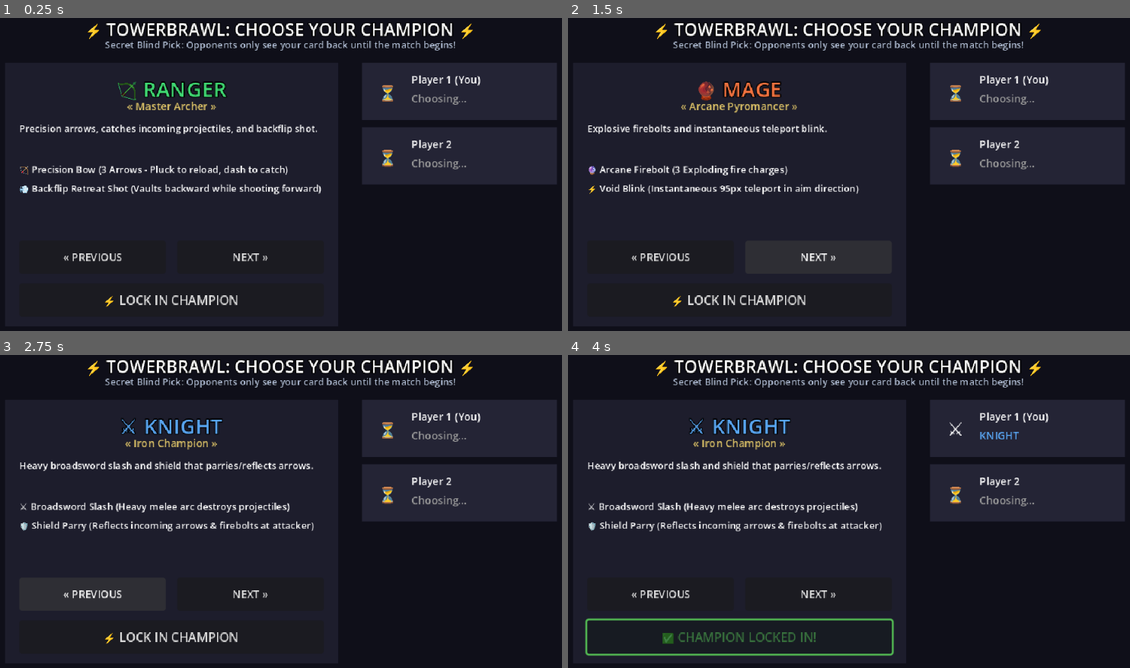
Above: before the commit, frames 1-4 (two rows, left to right).
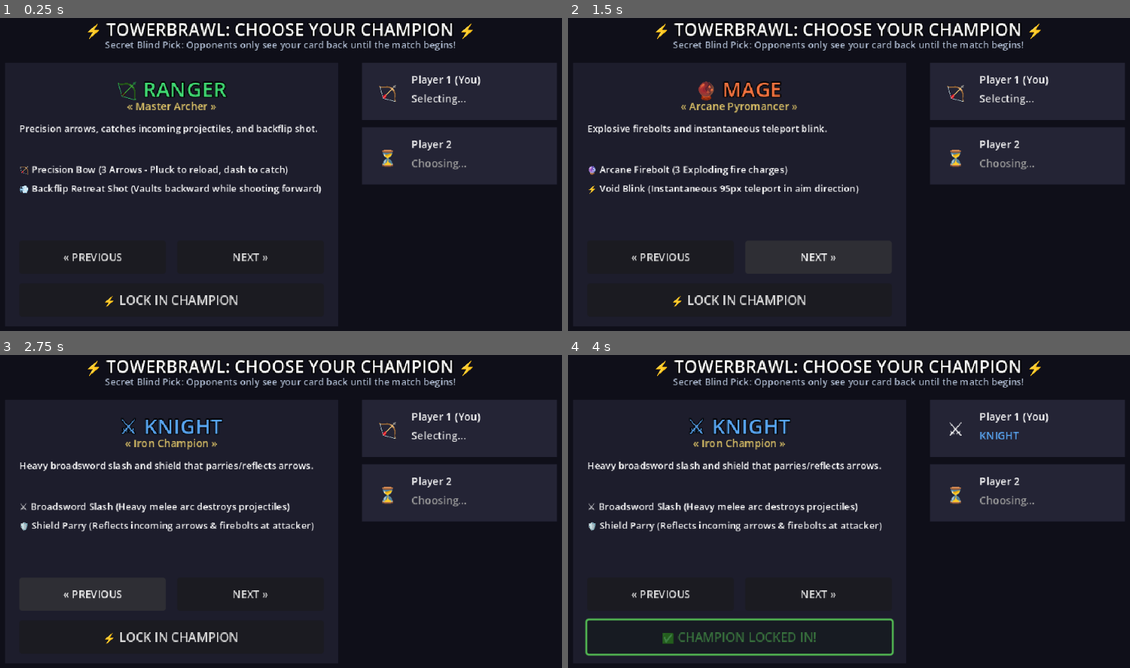
Above: after the commit, the same moments.

Repository: nemr118/tower_brawl
Game: Godot game, scene res://scenes/character_select.tscn
Same seed, same stepped clock (60 frames per second), same inputs: the game is played once before the commit and once after it.
Inputs (mouse positions are in pixels of both pictures, inside the frame that each line leads up to):
- Up to frame 1 (0.25 s): no input
- Up to frame 2 (1.5 s): click "NEXT »" at 0.5 s; click "NEXT »" at 1.25 s
- Up to frame 3 (2.75 s): click "« PREVIOUS" at 2 s
- Up to frame 4 (4 s): click "⚡ LOCK IN CHAMPION" at 2.75 s; tap Enter (ui_accept) at 3.5, 3.77 s; move the mouse to (983, 498) at 3.52 s; hold Right (ui_right) from 3.53 s (still down); tap R at 3.6 s; click (983, 498) at 3.67 s

The runs differ from the first frame. In frame 1, 0.3% of the frame differs, in the area x 67-83%, y 21-28%; in frame 2, 0.3%; in frame 3, 0.3%; in frame 4, nothing differs.

Commit message:
Fix mobile WSS secure websocket connection to assign Player 2 properly

Diff:
--- a/scripts/character_select.gd
+++ b/scripts/character_select.gd
@@ -58,10 +58,11 @@
 
 func _on_connected_to_server(p_id: int):
 	local_player_id = p_id
+	print("🎯 Character Select updated local_player_id to: ", local_player_id)
 	_update_roster()
 
 func _on_opponent_locked_in(opp_id: int, opp_class: int):
-	print("🔒 Opponent P", opp_id, " locked in secretly!")
+	print("🔒 Opponent P", opp_id, " locked in secretly with class: ", opp_class)
 	Global.player_configs[opp_id]["class"] = opp_class
 	locked_players[opp_id] = opp_class
 	_update_roster()
@@ -147,9 +148,16 @@
 			status_lbl.text = "READY (SECRET)"
 			status_lbl.modulate = Color(1.0, 0.85, 0.3)
 	else:
-		icon_lbl.text = "⏳"
-		status_lbl.text = "Choosing..."
-		status_lbl.modulate = Color(0.6, 0.6, 0.6)
+		if p_id == local_player_id:
+			var cur_c_type = CHAMPION_KEYS[selected_class_idx]
+			var cur_c_info = Global.CLASS_INFO[cur_c_type]
+			icon_lbl.text = cur_c_info["icon"]
+			status_lbl.text = "Selecting..."
+			status_lbl.modulate = Color(0.9, 0.9, 0.9)
+		else:
+			icon_lbl.text = "⏳"
+			status_lbl.text = "Choosing..."
+			status_lbl.modulate = Color(0.6, 0.6, 0.6)
 
 func _check_all_ready():
 	var all_ready = true
--- a/scripts/network_manager.gd
+++ b/scripts/network_manager.gd
@@ -16,17 +16,26 @@
 var server_url: String = ""
 
 func _ready():
-	# Determine server host IP
+	_determine_url_and_connect()
+
+func _determine_url_and_connect():
 	var host = "127.0.0.1"
+	var is_ssl = false
 	if OS.has_feature("web"):
-		# In web browser, connect back to window.location.hostname
-		host = JavaScriptBridge.eval("window.location.hostname", true)
-		if not host or host == "":
-			host = "127.0.0.1"
+		var js_host = JavaScriptBridge.eval("window.location.hostname", true)
+		if js_host and str(js_host) != "":
+			host = str(js_host)
+		var js_proto = JavaScriptBridge.eval("window.location.protocol", true)
+		if str(js_proto) == "https:":
+			is_ssl = true
 	else:
 		host = "127.0.0.1"
 
-	server_url = "ws://" + str(host) + ":8081"
+	if is_ssl:
+		server_url = "wss://" + str(host) + ":8444"
+	else:
+		server_url = "ws://" + str(host) + ":8081"
+
 	_connect_to_server()
 
 func _connect_to_server():
Not shown, changed: build/web/index.html
Not shown, changed: build/web/index.pck
Not shown, changed: serve_game.py
